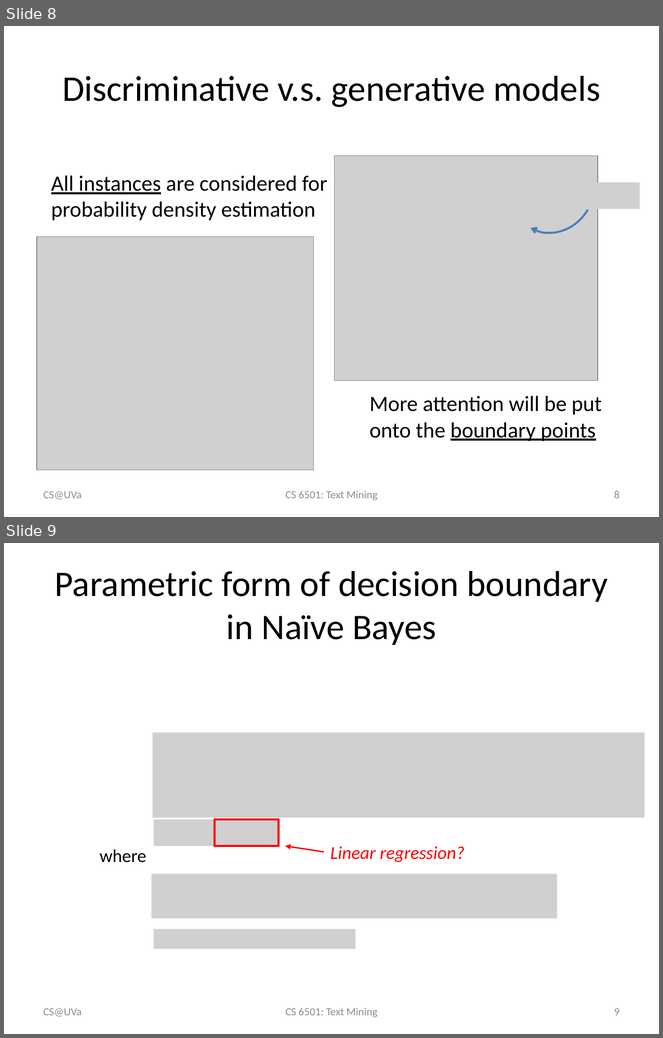
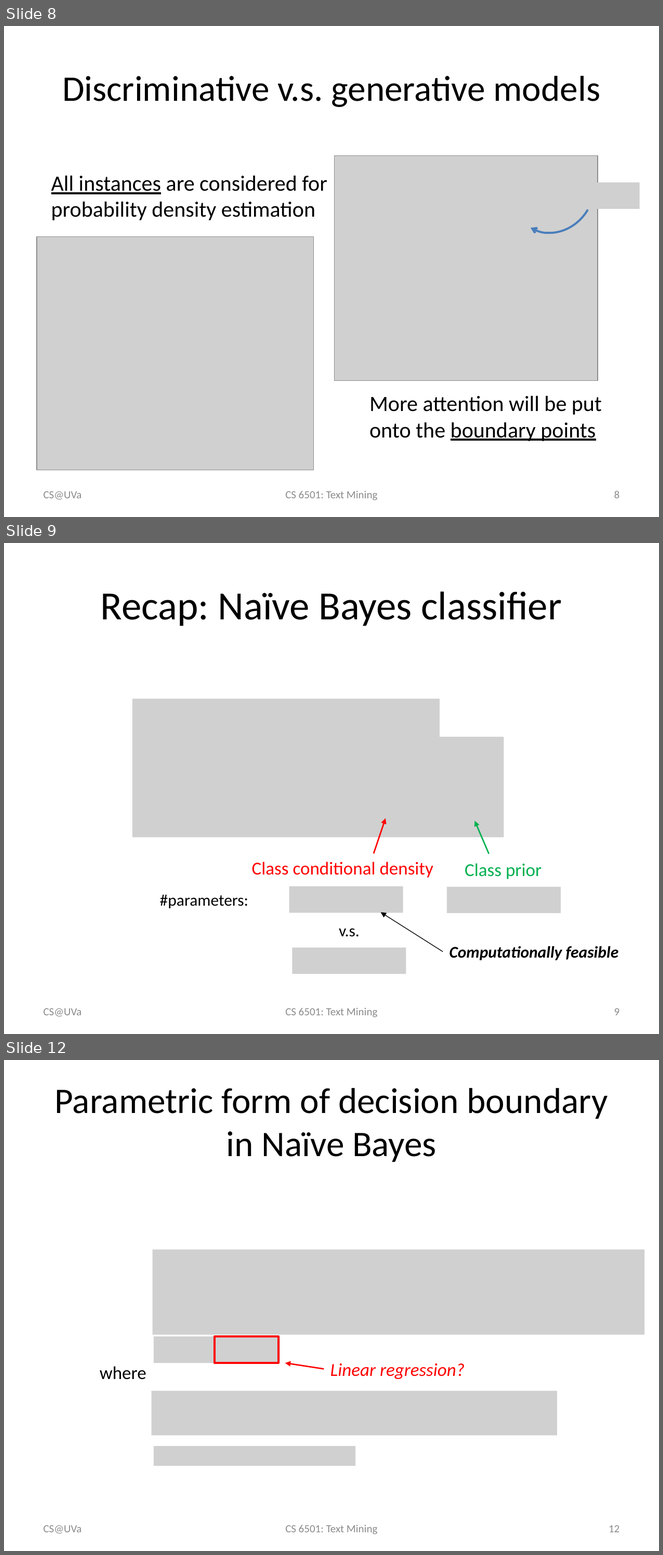
Before and after one commit to wang296/CS6501-Text-Mining, a slide deck: docs/Logistic Regression.pptx. Shown one above the other, each under a label of ours: slides 8 and 9 before the commit, slides 8, 9 and 12 after it; the slides between them are not shown. The pictures are 663x1038 and 663x1555 pixels, drawn with LibreOffice and Linux fonts; fonts in the diff are those of the drawing; grey boxes stand for pictures. Boxes give left, top, right and bottom in pixels: in the first picture for what was removed or moved away, otherwise in the second. Text is boxed around its words. In the diff, an @@ line names an element or a change of style, - is before the commit and + after.

```diff
--- a/docs/Logistic Regression.pptx
+++ b/docs/Logistic Regression.pptx
@@ slide 9 added at <box>4,543,659,1034</box>, background #FFFFFF @@
@@ title added at <box>101,591,562,626</box>, 44 pt, text #000000 @@
+Recap: Naïve Bayes classifier
@@ picture added at <box>132,699,440,737</box> @@
@@ picture added at <box>132,737,504,838</box> @@
@@ arrow added from (374, 853) to (385, 819), #FF0000 1.5 pt @@
@@ arrow added from (489, 854) to (475, 821), #00B050 1.5 pt @@
@@ text added at <box>252,862,434,878</box>, 20 pt, text #FF0000 @@
+Class conditional density
@@ text added at <box>465,863,542,879</box>, 20 pt, text #00B050 @@
+Class prior
@@ text added at <box>160,895,248,909</box>, 18 pt, text #000000 @@
+#parameters:
@@ picture added at <box>289,886,403,913</box> @@
@@ picture added at <box>447,887,561,913</box> @@
@@ arrow added from (443, 952) to (380, 913), #000000 0.75 pt @@
@@ text added at <box>339,928,360,937</box>, 18 pt, text #000000 @@
+v.s.
@@ picture added at <box>292,948,406,974</box> @@
@@ text added at <box>450,947,619,961</box>, 18 pt, text #000000, bold, italic @@
+Computationally feasible
@@ text added at <box>44,1008,82,1017</box>, 12 pt, text #8C8C8C @@
+CS@UVa
@@ text added at <box>285,1008,377,1018</box>, 12 pt, text #8C8C8C @@
+CS 6501: Text Mining
@@ page number added at <box>614,1008,620,1016</box>, 12 pt, text #8C8C8C @@
+9
@@ what was slide 9 is now slide 12 @@
@@ page number at <box>609,1525,620,1533</box>: text changed @@
-9
+12
```
Also in this commit, not shown: 2 other slides added, 1 slide removed, 1 other file.
